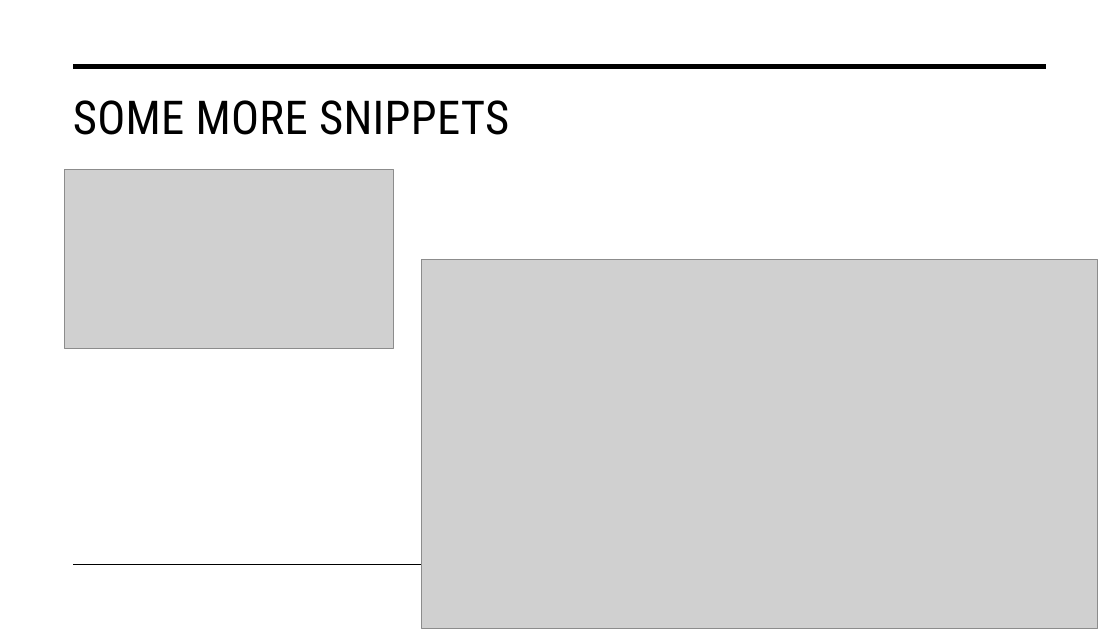
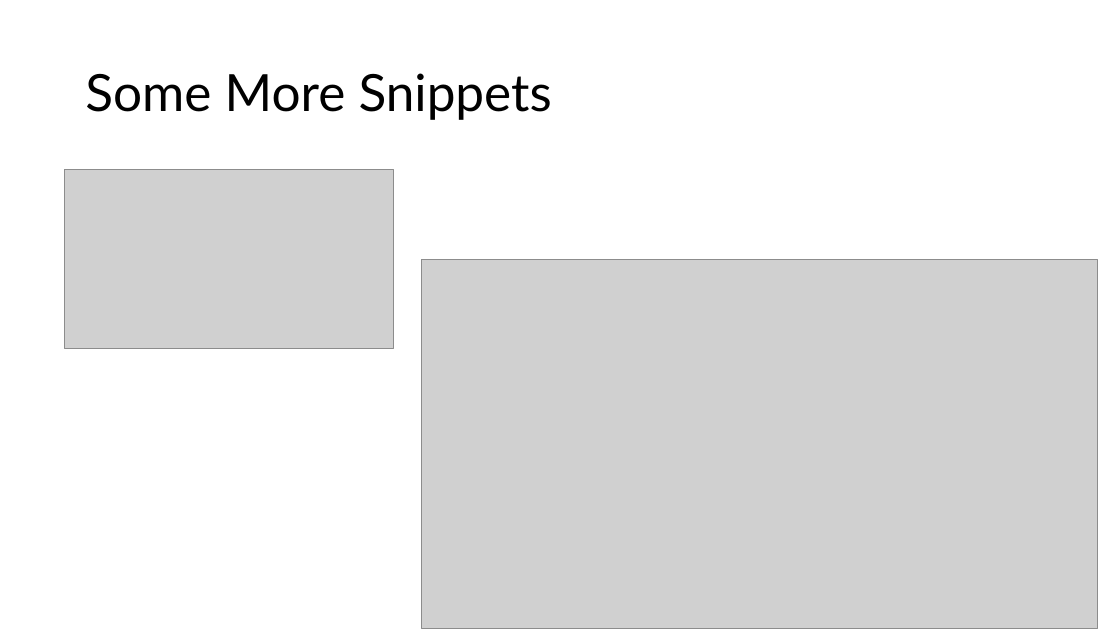
Before and after one commit to MrArthor/Forecasting-Electrical-Energy-Consumption, a slide deck: slide 7 of Report/Forecasting Electrical Energy Consumption- End Presentation.pptx (slide 6 before the commit). Drawn at 1120x630 pixels with LibreOffice and Linux fonts; fonts in the diff are those of the drawing; grey boxes stand for pictures. Boxes give left, top, right and bottom in pixels: in the first picture for what was removed or moved away, otherwise in the second. Text is boxed around its words. In the diff, an @@ line names an element or a change of style, - is before the commit and + after.

```diff
--- a/Report/Forecasting Electrical Energy Consumption- End Presentation.pptx
+++ b/Report/Forecasting Electrical Energy Consumption- End Presentation.pptx
@@ title "Some More Snippets" at <box>85,73,552,120</box>: vertical alignment top to middle @@
@@ line removed from (74, 66) to (1047, 66) @@
@@ title at <box>85,73,552,120</box>: text changed; size 40 to 44 pt; font Roboto Condensed to Lato @@
-SOME MORE SNIPPETS
+Some More Snippets
@@ line removed from (74, 565) to (1047, 565) @@
```
Also in this commit, not shown: 13 other slides changed, 1 slide added, 4 other files.
